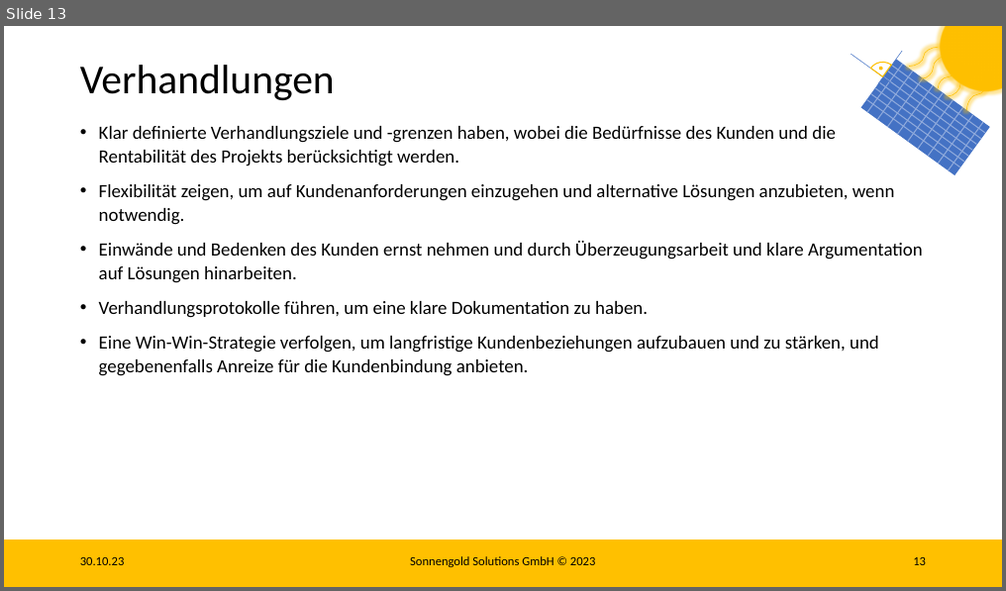
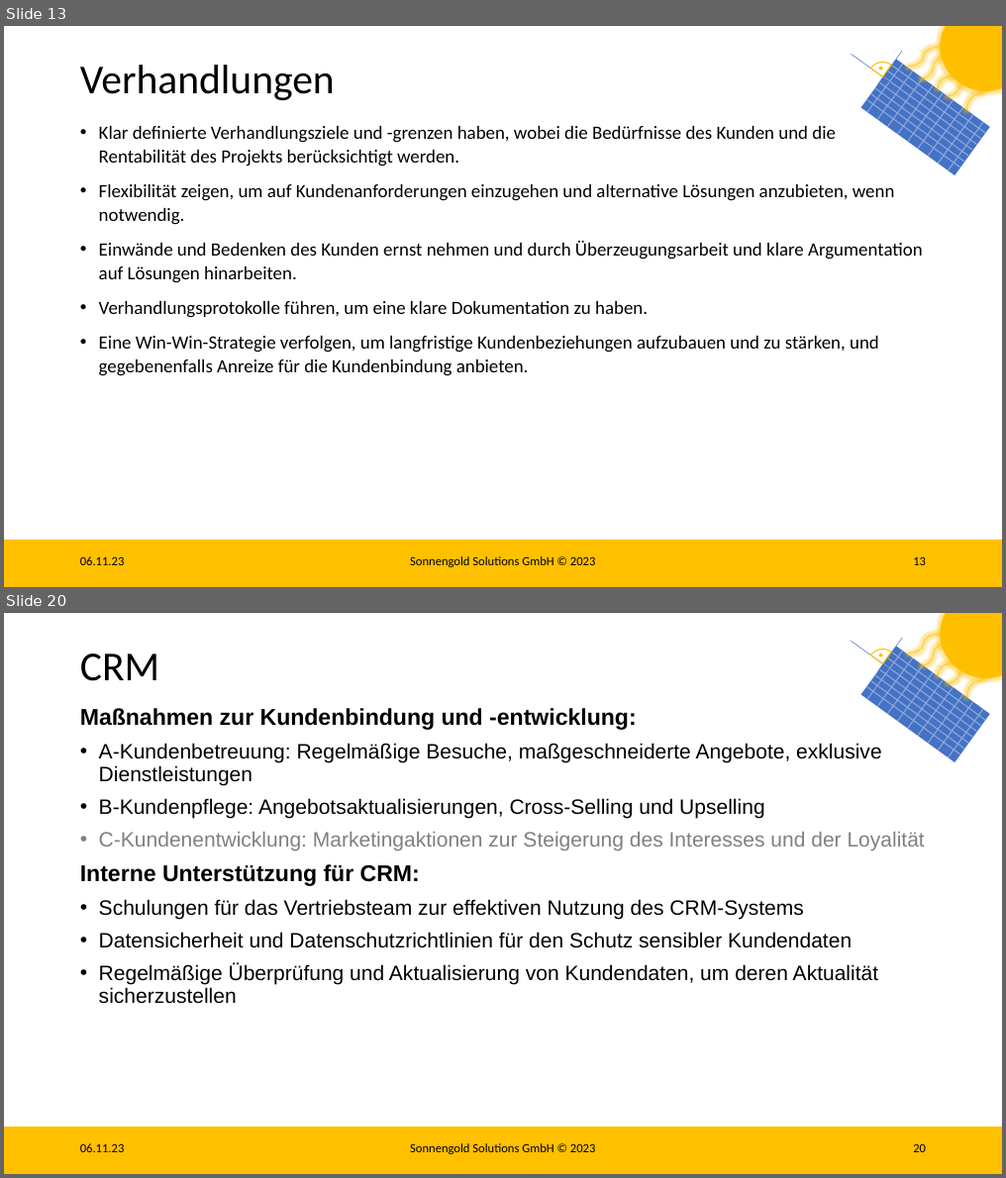
Before and after one commit to Lukas2104/sonnengold-solutions, a slide deck: ConsultingAbschlusspräsentation.pptx. Shown one above the other, each under a label of ours: slide 13 before the commit, slides 13 and 20 after it; the slides between them are not shown. The pictures are 1006x591 and 1006x1178 pixels, drawn with LibreOffice and Linux fonts; fonts in the diff are those of the drawing. Boxes give left, top, right and bottom in pixels: in the first picture for what was removed or moved away, otherwise in the second. Text is boxed around its words. In the diff, an @@ line names an element or a change of style, - is before the commit and + after.

```diff
--- a/ConsultingAbschlusspräsentation.pptx
+++ b/ConsultingAbschlusspräsentation.pptx
@@ slide 20 added at [4, 613, 1002, 1174], background #FFFFFF; not listed: 28 template elements that a slide beside it also shows @@
@@ title added at [80, 654, 159, 681], 39.6 pt, text #000000 @@
+CRM
@@ text added at [80, 708, 925, 1004], 20 pt, text #000000 @@
+Maßnahmen zur Kundenbindung und -entwicklung:
+• A-Kundenbetreuung: Regelmäßige Besuche, maßgeschneiderte Angebote, exklusive Dienstleistungen
+• B-Kundenpflege: Angebotsaktualisierungen, Cross-Selling und Upselling
+• C-Kundenentwicklung: Marketingaktionen zur Steigerung des Interesses und der Loyalität
+Interne Unterstützung für CRM:
+• Schulungen für das Vertriebsteam zur effektiven Nutzung des CRM-Systems
+• Datensicherheit und Datenschutzrichtlinien für den Schutz sensibler Kundendaten
+• Regelmäßige Überprüfung und Aktualisierung von Kundendaten, um deren Aktualität sicherzustellen
@@ text added at [80, 1144, 125, 1153], 12 pt, text #000000 @@
+06.11.23
@@ text added at [410, 1144, 596, 1155], 12 pt, text #000000 @@
+Sonnengold Solutions GmbH © 2023
@@ page number added at [913, 1145, 926, 1153], 12 pt, text #000000 @@
+20
@@ slide 13 changed as well @@
@@ text at [80, 557, 125, 566]: text changed @@
-30.10.23
+06.11.23
```
Also in this commit, not shown: 13 other slides changed, 6 other slides added.
